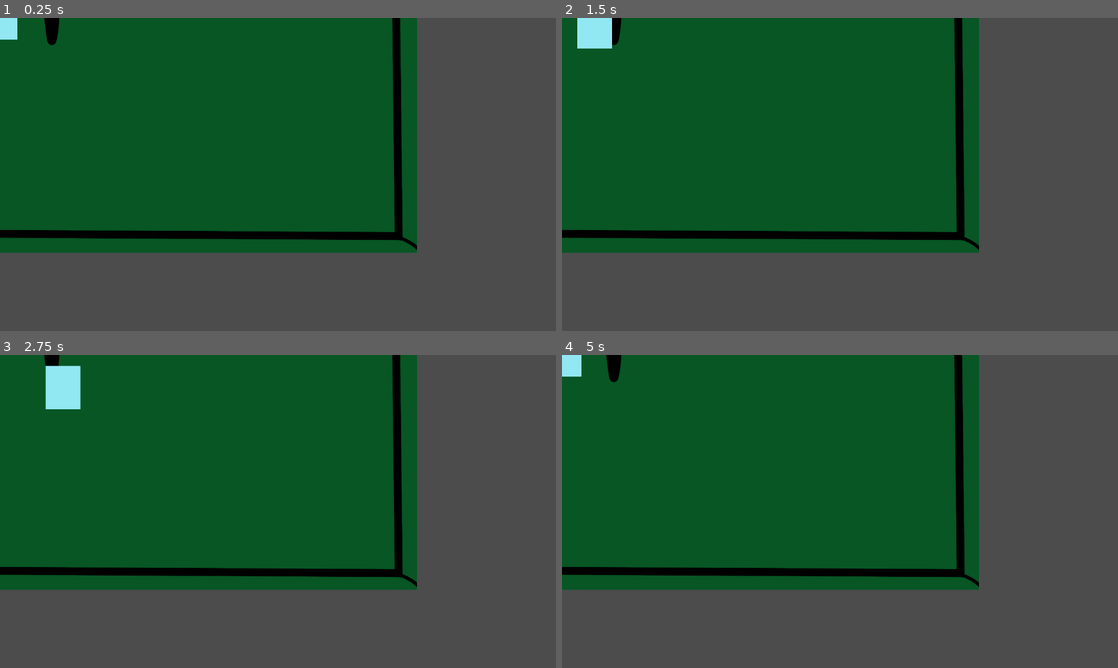
Above: before the commit, frames 1-4 (two rows, left to right).
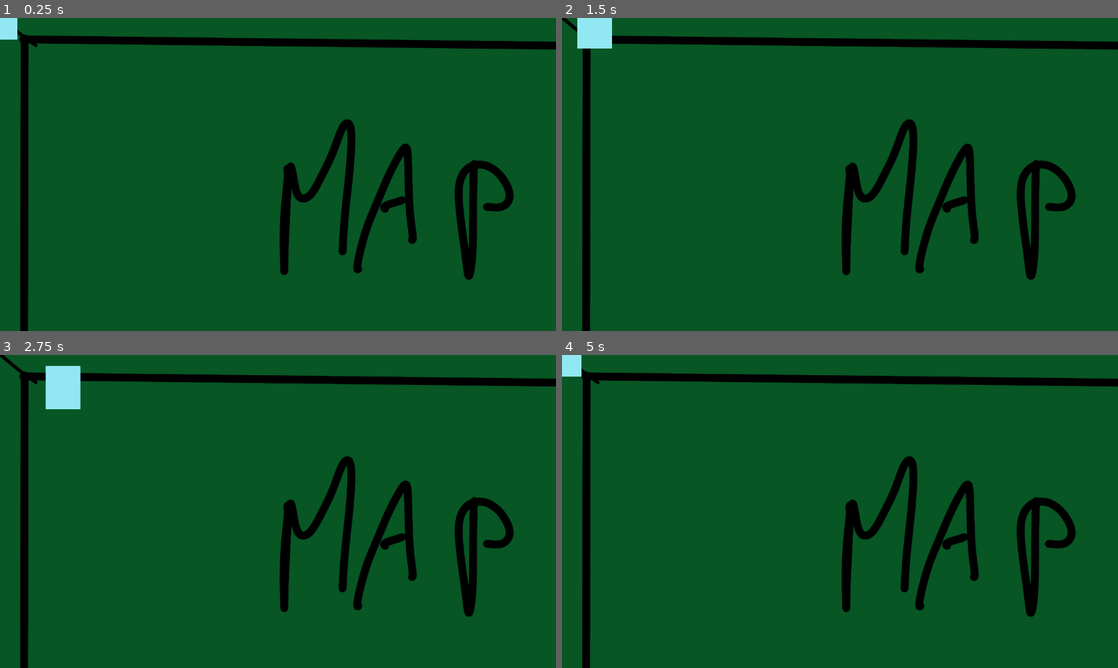
Above: after the commit, the same moments.

Repository: CeylenGames/5thAlakajam
Game: Godot game, scene res://World.tscn
Same seed, same stepped clock (60 frames per second), same inputs: the game is played once before the commit and once after it.
Inputs:
- Up to frame 1 (0.25 s): no input
- Up to frame 2 (1.5 s): tap Enter at 0.5 s; hold Right (ui_right) 0.53-1.28 s; hold Down (ui_down) from 1.28 s (still down)
- Up to frame 3 (2.75 s): release Down (ui_down) at 2.03 s; hold Right (ui_right) from 2.03 s (still down)
- Up to frame 4 (5 s): release Right (ui_right) at 2.78 s; hold Up (ui_up) 2.78-3.53 s; hold Left (ui_left) from 3.53 s (still down)

The runs differ from the first frame. In frame 1, 52% of the frame differs, in the area x 0-100%, y 0-100%; in frame 2, 52%; in frame 3, 52%; in frame 4, 52%.

Commit message:
map lol

Diff:
--- a/World.tscn
+++ b/World.tscn
@@ -26,7 +26,95 @@
 motion_scale = Vector2( 1, 1 )
 motion_offset = Vector2( 0, 0 )
 motion_mirroring = Vector2( 0, 0 )
+__meta__ = {
+"_edit_lock_": true
+}
 
 [node name="Sprite" type="Sprite" parent="ParallaxBackground/ParallaxLayer" index="0"]
 
 texture = ExtResource( 2 )
+centered = false
+_sections_unfolded = [ "Offset" ]
+__meta__ = {
+"_edit_lock_": true
+}
+
+[node name="Sprite2" type="Sprite" parent="ParallaxBackground/ParallaxLayer" index="1"]
+
+position = Vector2( 1920, 1080 )
+texture = ExtResource( 2 )
+centered = false
+_sections_unfolded = [ "Offset" ]
+__meta__ = {
+"_edit_lock_": true
+}
+
+[node name="Sprite3" type="Sprite" parent="ParallaxBackground/ParallaxLayer" index="2"]
+
+position = Vector2( -1920, 1080 )
+texture = ExtResource( 2 )
+centered = false
+_sections_unfolded = [ "Offset" ]
+__meta__ = {
+"_edit_lock_": true
+}
+
+[node name="Sprite4" type="Sprite" parent="ParallaxBackground/ParallaxLayer" index="3"]
+
+position = Vector2( 0, 1080 )
+texture = ExtResource( 2 )
+centered = false
+_sections_unfolded = [ "Offset" ]
+__meta__ = {
+"_edit_lock_": true
+}
+
+[node name="Sprite5" type="Sprite" parent="ParallaxBackground/ParallaxLayer" index="4"]
+
+position = Vector2( -1920, -1080 )
+texture = ExtResource( 2 )
+centered = false
+_sections_unfolded = [ "Offset" ]
+__meta__ = {
+"_edit_lock_": true
+}
+
+[node name="Sprite6" type="Sprite" parent="ParallaxBackground/ParallaxLayer" index="5"]
+
+position = Vector2( -1920, 0 )
+texture = ExtResource( 2 )
+centered = false
+_sections_unfolded = [ "Offset" ]
+__meta__ = {
+"_edit_lock_": true
+}
+
+[node name="Sprite7" type="Sprite" parent="ParallaxBackground/ParallaxLayer" index="6"]
+
+position = Vector2( 1920, -1080 )
+texture = ExtResource( 2 )
+centered = false
+_sections_unfolded = [ "Offset" ]
+__meta__ = {
+"_edit_lock_": true
+}
+
+[node name="Sprite8" type="Sprite" parent="ParallaxBackground/ParallaxLayer" index="7"]
+
+position = Vector2( 1920, 0 )
+texture = ExtResource( 2 )
+centered = false
+_sections_unfolded = [ "Offset" ]
+__meta__ = {
+"_edit_lock_": true
+}
+
+[node name="Sprite9" type="Sprite" parent="ParallaxBackground/ParallaxLayer" index="8"]
+
+position = Vector2( 0, -1080 )
+texture = ExtResource( 2 )
+centered = false
+_sections_unfolded = [ "Offset" ]
+__meta__ = {
+"_edit_lock_": true
+}
